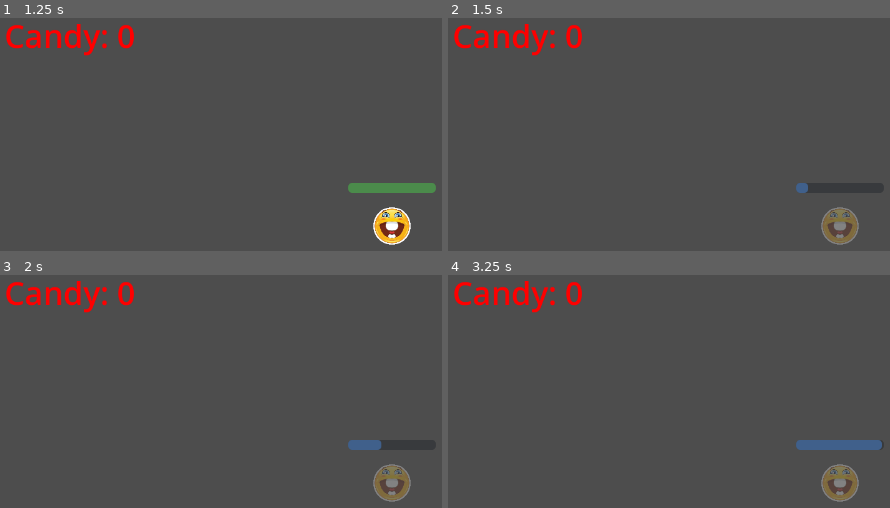
Above: before the commit, frames 1-4 (two rows, left to right).
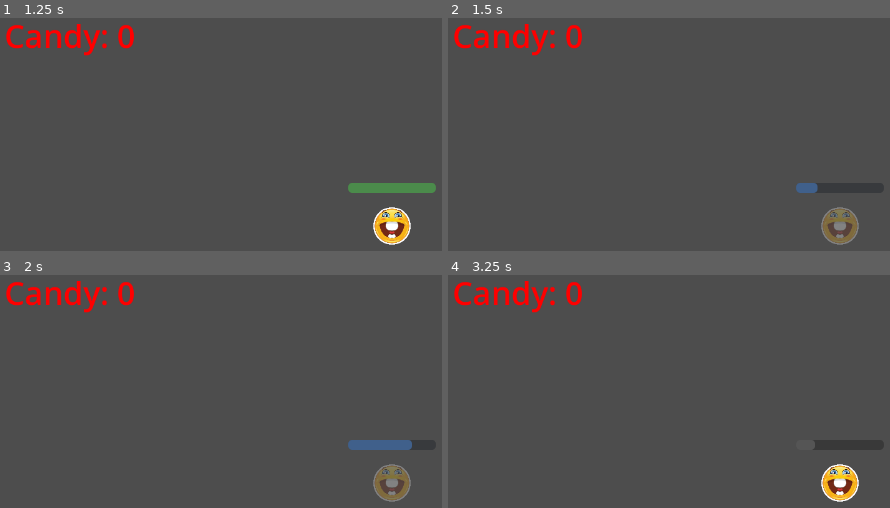
Above: after the commit, the same moments.

Repository: ariestantodion/masks-jam-86
Game: Godot game, scene res://scenes/Player.tscn
Two runs of this game, one before a commit and one after it. Both use one fixed random seed, a clock stepped at 60 frames per second and the inputs below.
Inputs:
- Up to frame 1 (1.25 s): tap Enter at 0.5 s; hold Right (ui_right) from 0.53 s (still down); tap E (Interact) at 0.6 s
- Up to frame 2 (1.5 s): tap Space (activate_invisibility) at 1.25, 1.35 s; release Right (ui_right) at 1.28 s; hold Down (ui_down) from 1.28 s (still down)
- Up to frame 3 (2 s): keep holding Down (ui_down)
- Up to frame 4 (3.25 s): tap Enter at 2 s; release Down (ui_down) at 2.03 s; hold Right (ui_right) 2.03-2.78 s; tap E (Interact) at 2.1 s; tap Space (activate_invisibility) at 2.75, 2.85 s; hold Up (ui_up) from 2.78 s (still down)

Frame 1 is identical in both runs. In frame 2, 0.1% of the frame differs, in the area x 80-84%, y 70-76%; in frame 3, 0.3%; in frame 4, 1.9%, in the area x 78-99%, y 70-98%.

Commit message:
Slight change in base invis duration
Bloop.

Diff:
--- a/scripts/Player.gd
+++ b/scripts/Player.gd
@@ -11,7 +11,7 @@
 var toast: Node = null
 
 # --- Invisibility system (Dion) ---
-const BASE_INVIS_DURATION := 2.0
+const BASE_INVIS_DURATION := 1.0
 const BASE_INVIS_COOLDOWN := 5.0
 const DURATION_PER_LEVEL := 0.5   # +0.5 s per level
 const COOLDOWN_PER_LEVEL := 0.5   # −0.5 s per level (min 0.5 s)
